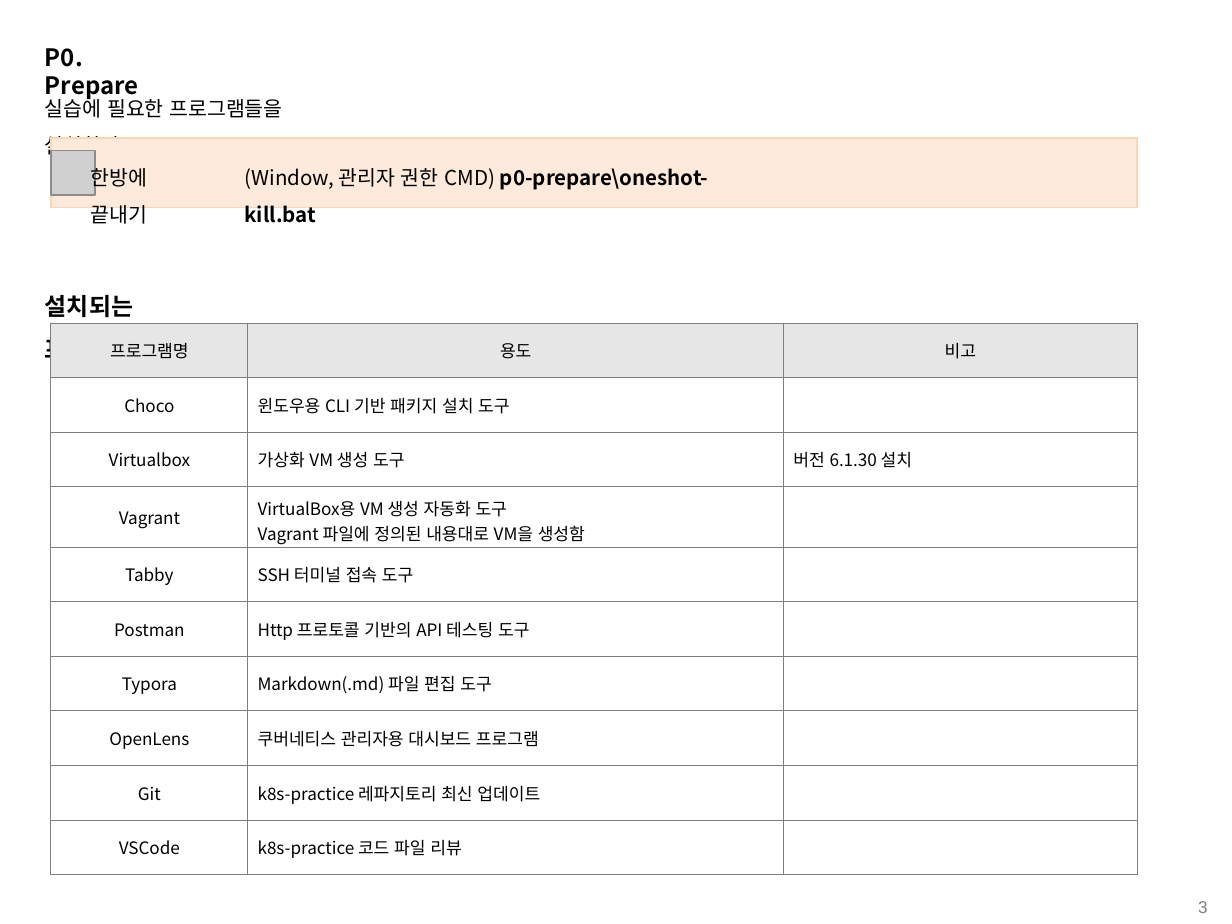
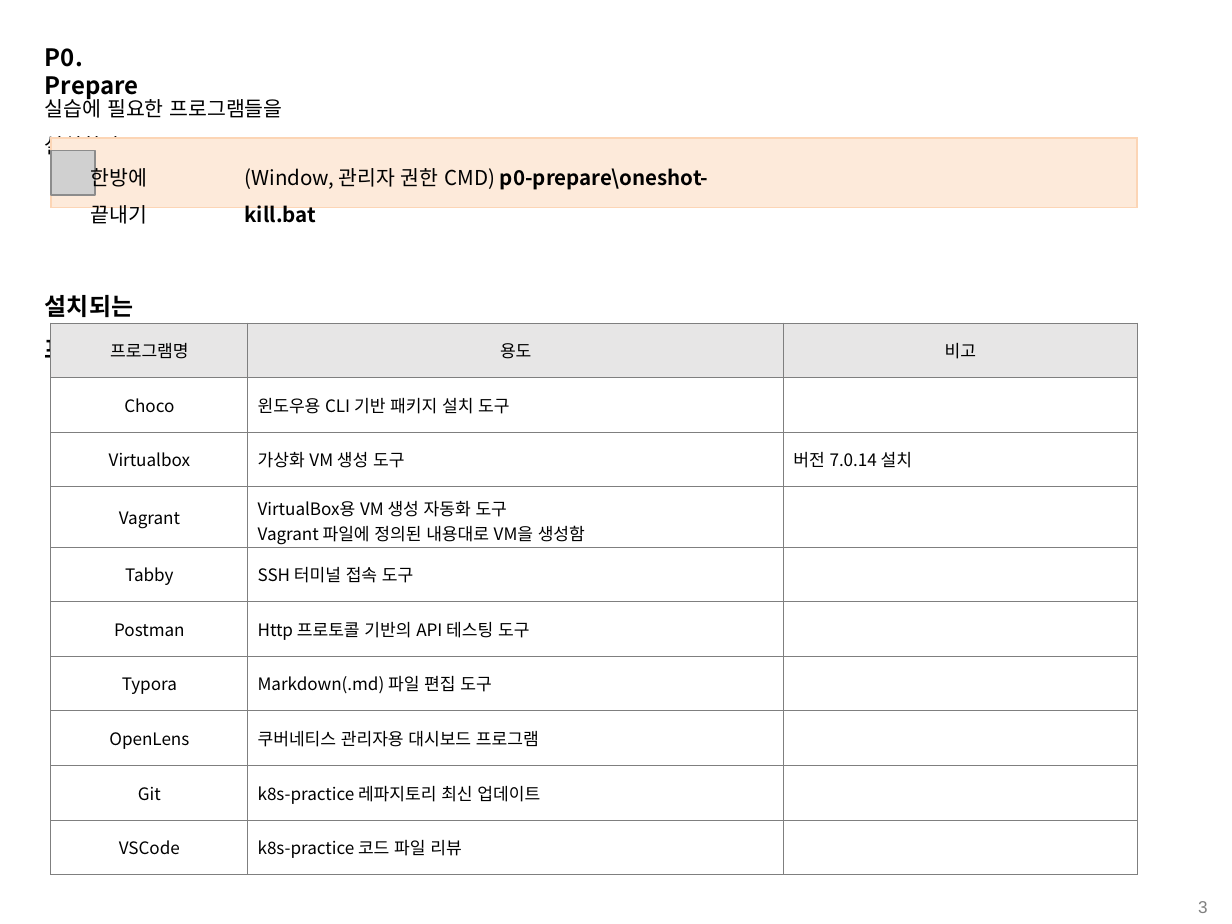
Before and after one commit to grollcake/k8s-practice, a slide deck: slide 3 of k8s practice.pptx. Drawn at 1232x924 pixels with LibreOffice and Linux fonts; fonts in the diff are those of the drawing; grey boxes stand for pictures. Boxes give left, top, right and bottom in pixels: in the first picture for what was removed or moved away, otherwise in the second. Text is boxed around its words. In the diff, an @@ line names an element or a change of style, - is before the commit and + after.

```diff
--- a/k8s practice.pptx
+++ b/k8s practice.pptx
@@ table at <box>51,323,1137,875</box> @@
-row 3, column 3: 버전 6.1.30 설치
+row 3, column 3: 버전 7.0.14 설치
```
Also in this commit, not shown: 3 other slides changed.
